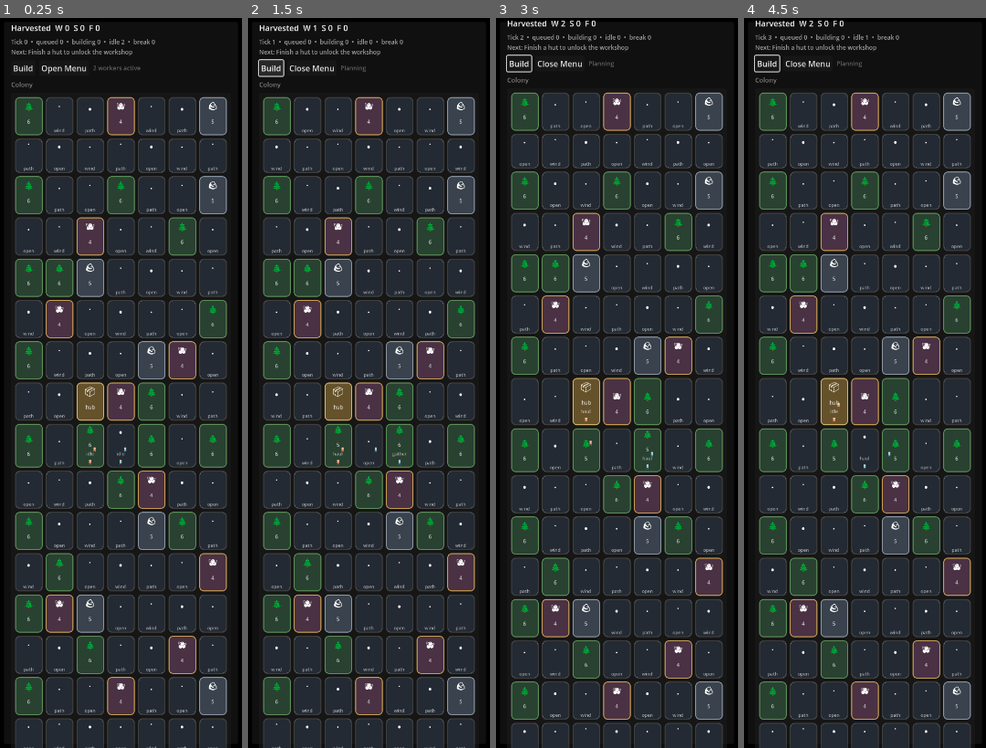
Above: before the commit, frames 1-4 (left to right).
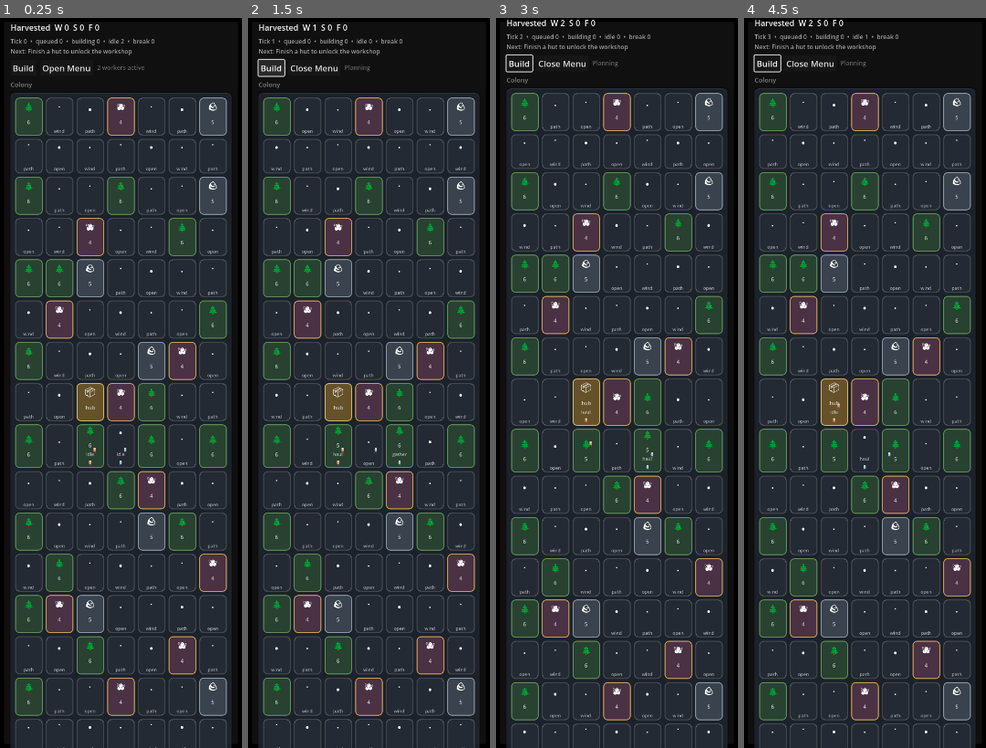
Above: after the commit, the same moments.

Repository: misospace/windowstead
Game: Godot game, scene res://scenes/main.tscn
Two runs of this game, one before a commit and one after it. Both use one fixed random seed, a clock stepped at 60 frames per second and the inputs below.
Inputs (mouse positions are in pixels of both pictures, inside the frame that each line leads up to):
- Up to frame 1 (0.25 s): no input
- Up to frame 2 (1.5 s): click "Build" at 0.5 s; click "Build" at 1.25 s
- Up to frame 3 (3 s): click "Build" at 2 s; tap Enter at 2.75 s; move the mouse to (670, 346) at 2.77 s; click (670, 346) at 2.92 s
- Up to frame 4 (4.5 s): tap Space at 3.5 s; move the mouse to (816, 419) at 3.52 s; click (816, 419) at 3.67 s; tap Enter at 4.25 s; move the mouse to (889, 222) at 4.27 s; click (889, 222) at 4.42 s

The runs differ from the first frame. In frame 1, 5.9% of the frame differs, in the area x 4-96%, y 0-100%; in frame 2, 5.9%; in frame 3, 5.9%, in the area x 3-96%, y 0-100%; in frame 4, 5.9%.
Error before the commit: Invalid assignment of property or key 'bg_color_hover' with value of type 'Color' on a base object of type 'StyleBoxFlat'. (res://scripts/main.gd:168)
Error after the commit: Attempt to call function 'add_theme_stylebox_override' in base 'null instance' on a null instance. (res://scripts/main.gd:217)

Commit message:
fix: remove invalid StyleBox properties, reset malformed theme.tres

Diff:
--- a/scripts/main.gd
+++ b/scripts/main.gd
@@ -165,8 +165,6 @@
 
 	var button_style := StyleBoxFlat.new()
 	button_style.bg_color = Color(0.18, 0.22, 0.27, 0.8)
-	button_style.bg_color_hover = Color(0.25, 0.3, 0.36, 0.9)
-	button_style.bg_color_pressed = Color(0.2, 0.24, 0.3, 0.95)
 	button_style.border_width_left = 1
 	button_style.border_width_top = 1
 	button_style.border_width_right = 1
@@ -179,8 +177,6 @@
 
 	var build_button_style := StyleBoxFlat.new()
 	build_button_style.bg_color = Color(0.16, 0.2, 0.25, 0.85)
-	build_button_style.bg_color_hover = Color(0.22, 0.27, 0.33, 0.95)
-	build_button_style.bg_color_pressed = Color(0.18, 0.22, 0.28, 0.9)
 	build_button_style.border_width_left = 1
 	build_button_style.border_width_top = 1
 	build_button_style.border_width_right = 1
@@ -193,8 +189,6 @@
 
 	var action_button_style := StyleBoxFlat.new()
 	action_button_style.bg_color = Color(0.14, 0.17, 0.21, 0.75)
-	action_button_style.bg_color_hover = Color(0.2, 0.24, 0.3, 0.85)
-	action_button_style.bg_color_pressed = Color(0.16, 0.19, 0.24, 0.9)
 	action_button_style.border_width_left = 1
 	action_button_style.border_width_top = 1
 	action_button_style.border_width_right = 1
@@ -207,8 +201,6 @@
 
 	var nav_button_style := StyleBoxFlat.new()
 	nav_button_style.bg_color = Color(0.2, 0.24, 0.29, 0.7)
-	nav_button_style.bg_color_hover = Color(0.28, 0.32, 0.38, 0.85)
-	nav_button_style.bg_color_pressed = Color(0.22, 0.26, 0.32, 0.9)
 	nav_button_style.border_width_left = 1
 	nav_button_style.border_width_top = 1
 	nav_button_style.border_width_right = 1
--- a/theme/theme.tres
+++ b/theme/theme.tres
@@ -2,194 +2,3 @@
 
 [resource]
 default_font_size = 17
-
-[theme_extensions]
-
-[theme_extensions/Label]
-font_size = 15
-font_color = Color(1, 1, 1, 0.92)
-
-[theme_extensions/Label/TitleStyle]
-font_size = 26
-font_color = Color(1, 1, 1, 1)
-font_bold = true
-
-[theme_extensions/Label/SubtitleStyle]
-font_size = 13
-font_color = Color(1, 1, 1, 0.65)
-font_size_offset = 2
-
-[theme_extensions/Label/HeaderStyle]
-font_size = 14
-font_color = Color(1, 1, 1, 0.78)
-font_bold = true
-
-[theme_extensions/Label/BodyStyle]
-font_size = 13
-font_color = Color(1, 1, 1, 0.84)
-
-[theme_extensions/Label/MutedStyle]
-font_size = 12
-font_color = Color(1, 1, 1, 0.58)
-
-[theme_extensions/Label/StatusStyle]
-font_size = 12
-font_color = Color(1, 1, 1, 0.72)
-
-[theme_extensions/Label/ResourceStyle]
-font_size = 16
-font_color = Color(1, 1, 1, 0.95)
-
-[theme_extensions/PanelContainer]
-panel_corner_radius_top_left = 8
-panel_corner_radius_top_right = 8
-panel_corner_radius_bottom_right = 8
-panel_corner_radius_bottom_left = 8
-
-[theme_extensions/PanelContainer/DockPanel]
-panel_bg_color = Color(0.12, 0.15, 0.19, 0.85)
-panel_border_width_left = 1
-panel_border_width_top = 1
-panel_border_width_right = 1
-panel_border_width_bottom = 1
-panel_border_color = Color(0.3, 0.35, 0.42, 0.5)
-panel_shadow_color = Color(0, 0, 0, 0.3)
-panel_shadow_size = 3
-
-[theme_extensions/PanelContainer/TilePanel]
-panel_bg_color = Color(0.14, 0.17, 0.21, 0.9)
-panel_border_width_left = 1
-panel_border_width_top = 1
-panel_border_width_right = 1
-panel_border_width_bottom = 1
-panel_border_color = Color(0.25, 0.28, 0.34, 0.6)
-panel_corner_radius_top_left = 6
-panel_corner_radius_top_right = 6
-panel_corner_radius_bottom_right = 6
-panel_corner_radius_bottom_left = 6
-
-[theme_extensions/PanelContainer/MenuPanel]
-panel_bg_color = Color(0.1, 0.12, 0.15, 0.92)
-panel_border_width_left = 1
-panel_border_width_top = 1
-panel_border_width_right = 1
-panel_border_width_bottom = 1
-panel_border_color = Color(0.28, 0.32, 0.38, 0.45)
-panel_shadow_color = Color(0, 0, 0, 0.35)
-panel_shadow_size = 4
-
-[theme_extensions/Button]
-font_size = 13
-font_color = Color(1, 1, 1, 0.88)
-disabled_font_color = Color(1, 1, 1, 0.3)
-
-[theme_extensions/Button/DockButton]
-button_bg_color = Color(0.18, 0.22, 0.27, 0.8)
-button_bg_color_hover = Color(0.25, 0.3, 0.36, 0.9)
-button_bg_color_pressed = Color(0.2, 0.24, 0.3, 0.95)
-button_border_width_left = 1
-button_border_width_top = 1
-button_border_width_right = 1
-button_border_width_bottom = 1
-button_border_color = Color(0.35, 0.4, 0.48, 0.5)
-button_corner_radius_top_left = 6
-button_corner_radius_top_right = 6
-button_corner_radius_bottom_right = 6
-button_corner_radius_bottom_left = 6
-font_size = 13
-font_color = Color(1, 1, 1, 0.88)
-disabled_font_color = Color(1, 1, 1, 0.3)
-
-[theme_extensions/Button/BuildButton]
-button_bg_color = Color(0.16, 0.2, 0.25, 0.85)
-button_bg_color_hover = Color(0.22, 0.27, 0.33, 0.95)
-button_bg_color_pressed = Color(0.18, 0.22, 0.28, 0.9)
-button_border_width_left = 1
-button_border_width_top = 1
-button_border_width_right = 1
-button_border_width_bottom = 1
-button_border_color = Color(0.32, 0.37, 0.44, 0.55)
-button_corner_radius_top_left = 5
-button_corner_radius_top_right = 5
-button_corner_radius_bottom_right = 5
-button_corner_radius_bottom_left = 5
-font_size = 12
-font_color = Color(1, 1, 1, 0.85)
-disabled_font_color = Color(1, 1, 1, 0.25)
-
-[theme_extensions/Button/ActionBtn]
-button_bg_color = Color(0.14, 0.17, 0.21, 0.75)
-button_bg_color_hover = Color(0.2, 0.24, 0.3, 0.85)
-button_bg_color_pressed = Color(0.16, 0.19, 0.24, 0.9)
-button_border_width_left = 1
-button_border_width_top = 1
-button_border_width_right = 1
-button_border_width_bottom = 1
-button_border_color = Color(0.3, 0.34, 0.4, 0.4)
-button_corner_radius_top_left = 5
-button_corner_radius_top_right = 5
-button_corner_radius_bottom_right = 5
-button_corner_radius_bottom_left = 5
-font_size = 12
-font_color = Color(1, 1, 1, 0.82)
-disabled_font_color = Color(1, 1, 1, 0.25)
-
-[theme_extensions/Button/NavButton]
-button_bg_color = Color(0.2, 0.24, 0.29, 0.7)
-button_bg_color_hover = Color(0.28, 0.32, 0.38, 0.85)
-button_bg_color_pressed = Color(0.22, 0.26, 0.32, 0.9)
-button_border_width_left = 1
-button_border_width_top = 1
-button_border_width_right = 1
-button_border_width_bottom = 1
-button_border_color = Color(0.38, 0.42, 0.5, 0.45)
-button_corner_radius_top_left = 4
-button_corner_radius_top_right = 4
-button_corner_radius_bottom_right = 4
-button_corner_radius_bottom_left = 4
-font_size = 11
-font_color = Color(1, 1, 1, 0.8)
-disabled_font_color = Color(1, 1, 1, 0.3)
-
-[theme_extensions/OptionButton]
-font_size = 13
-font_color = Color(1, 1, 1, 0.85)
-button_bg_color = Color(0.16, 0.2, 0.25, 0.8)
-button_bg_color_hover = Color(0.22, 0.27, 0.33, 0.9)
-button_border_width_left = 1
-button_border_width_top = 1
-button_border_width_right = 1
-button_border_width_bottom = 1
-button_border_color = Color(0.32, 0.37, 0.44, 0.5)
-button_corner_radius_top_left = 5
-button_corner_radius_top_right = 5
-button_corner_radius_bottom_right = 5
-button_corner_radius_bottom_left = 5
-
-[theme_extensions/OptionButton/OptionList]
-option_bg_color = Color(0.12, 0.15, 0.19, 0.95)
-option_bg_color_hover = Color(0.2, 0.24, 0.3, 0.9)
-option_bg_color_selected = Color(0.22, 0.26, 0.32, 0.85)
-option_bg_color_selected_hover = Color(0.26, 0.3, 0.36, 0.9)
-option_font_color = Color(1, 1, 1, 0.85)
-option_font_color_hover = Color(1, 1, 1, 0.95)
-option_font_color_selected = Color(1, 1, 1, 0.95)
-option_font_color_selected_hover = Color(1, 1, 1, 1)
-option_separator_color = Color(0.25, 0.28, 0.34, 0.4)
-option_corner_radius_top_left = 4
-option_corner_radius_top_right = 4
-option_corner_radius_bottom_right = 4
-option_corner_radius_bottom_left = 4
-
-[theme_extensions/HSlider]
-slider_height = 6
-slider_corner_radius = 3
-slider_bg_color = Color(0.2, 0.24, 0.3, 0.6)
-slider_fill_color = Color(0.45, 0.52, 0.62, 0.8)
-slider_handle_size = 14
-slider_handle_bg_color = Color(0.35, 0.4, 0.48, 0.9)
-slider_handle_border_color = Color(0.5, 0.55, 0.62, 0.6)
-
-[theme_extensions/RichTextLabel]
-font_size = 12
-font_color = Color(1, 1, 1, 0.78)
